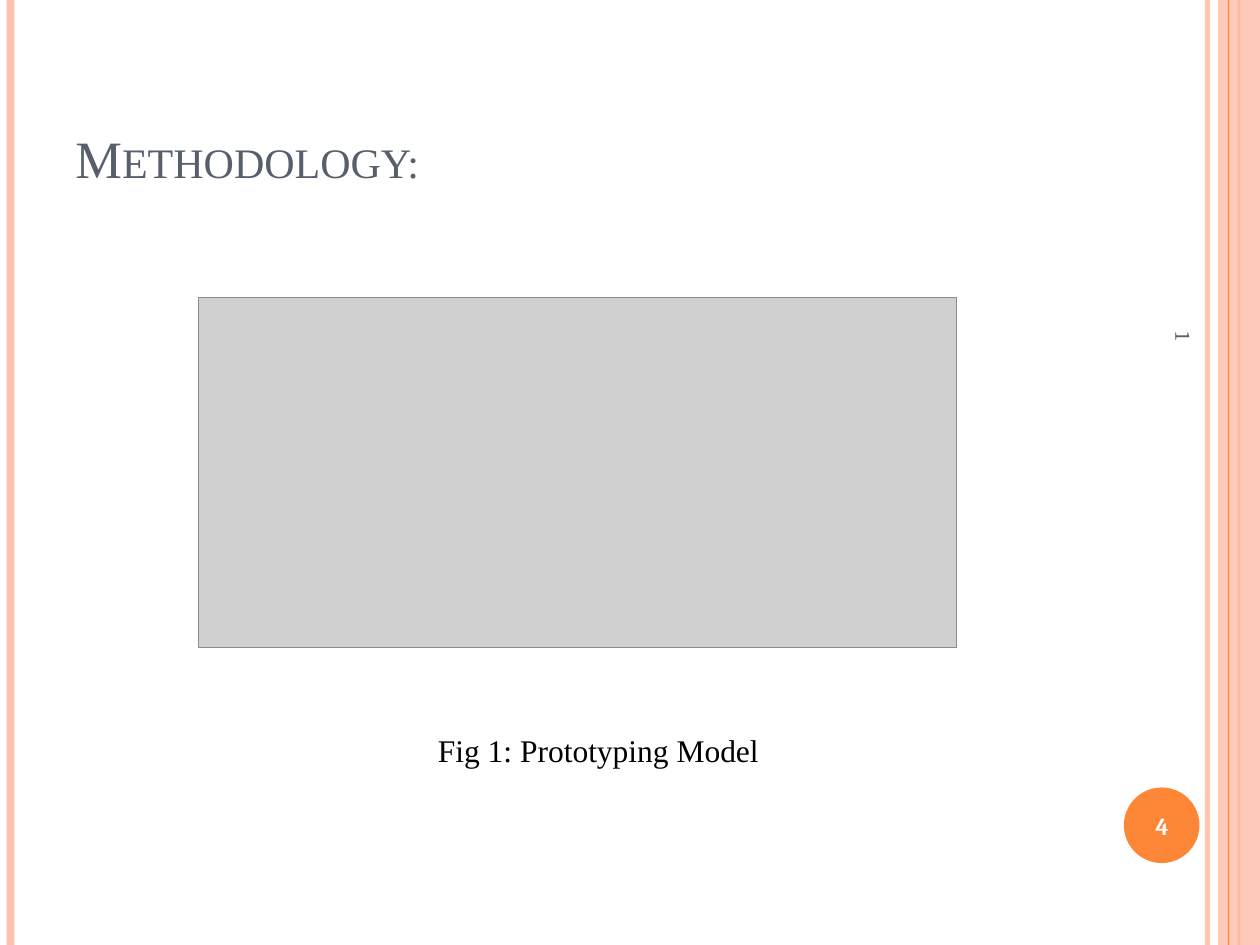
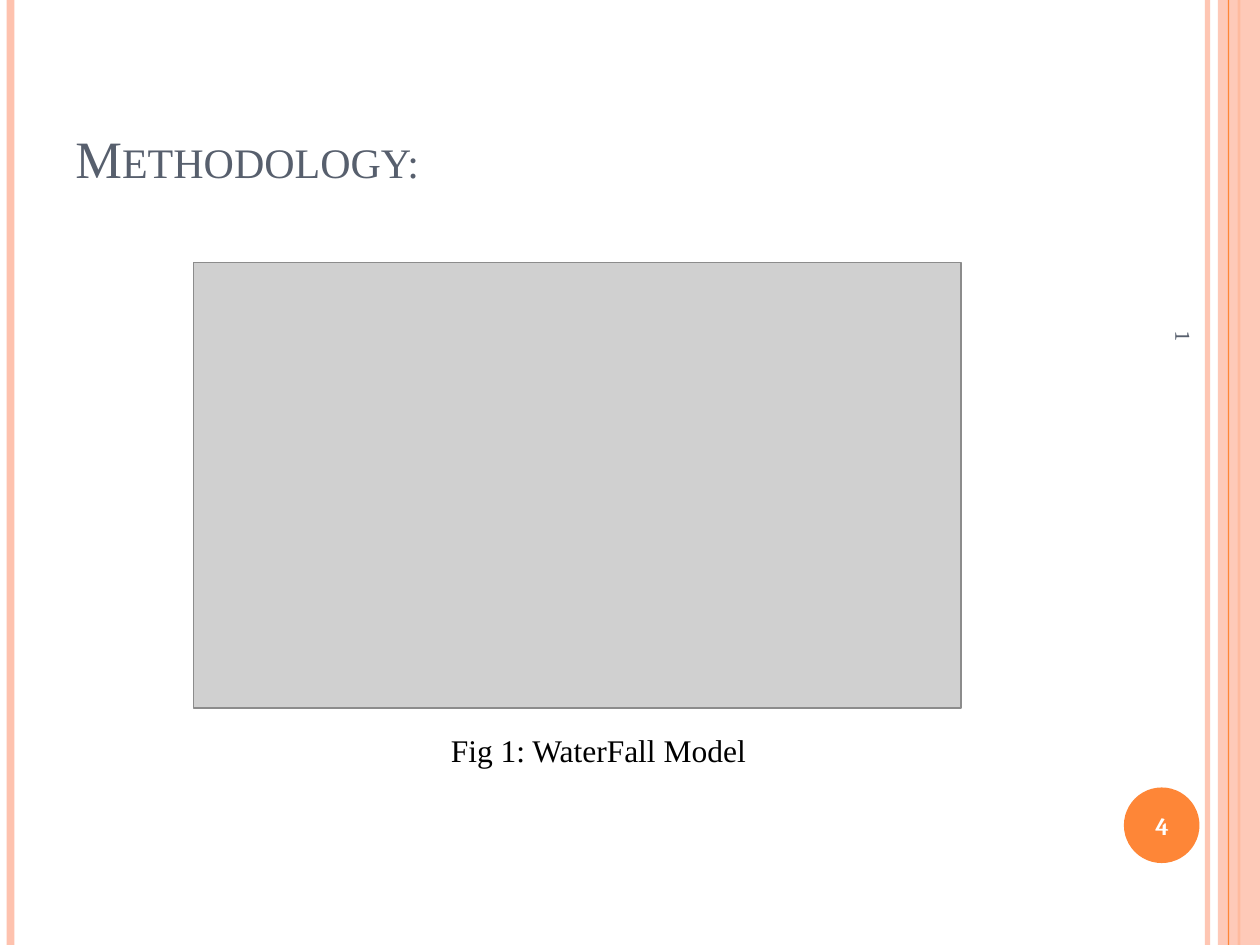
Before and after one commit to rushamdr0410/M2, a slide deck: slide 5 of MovieMagic.pptx. Drawn at 1260x945 pixels with LibreOffice and Linux fonts; fonts in the diff are those of the drawing; grey boxes stand for pictures. Boxes give left, top, right and bottom in pixels: in the first picture for what was removed or moved away, otherwise in the second. Text is boxed around its words. In the diff, an @@ line names an element or a change of style, - is before the commit and + after.

```diff
--- a/MovieMagic.pptx
+++ b/MovieMagic.pptx
@@ picture: place and size @@
-picture at (198,297,956,648)
+picture at (194,262,961,708)
@@ text at (451,740,746,768): text changed @@
-Fig 1: Prototyping Model
+Fig 1: WaterFall Model
```
Also in this commit, not shown: 3 slides removed, 13 other files.
